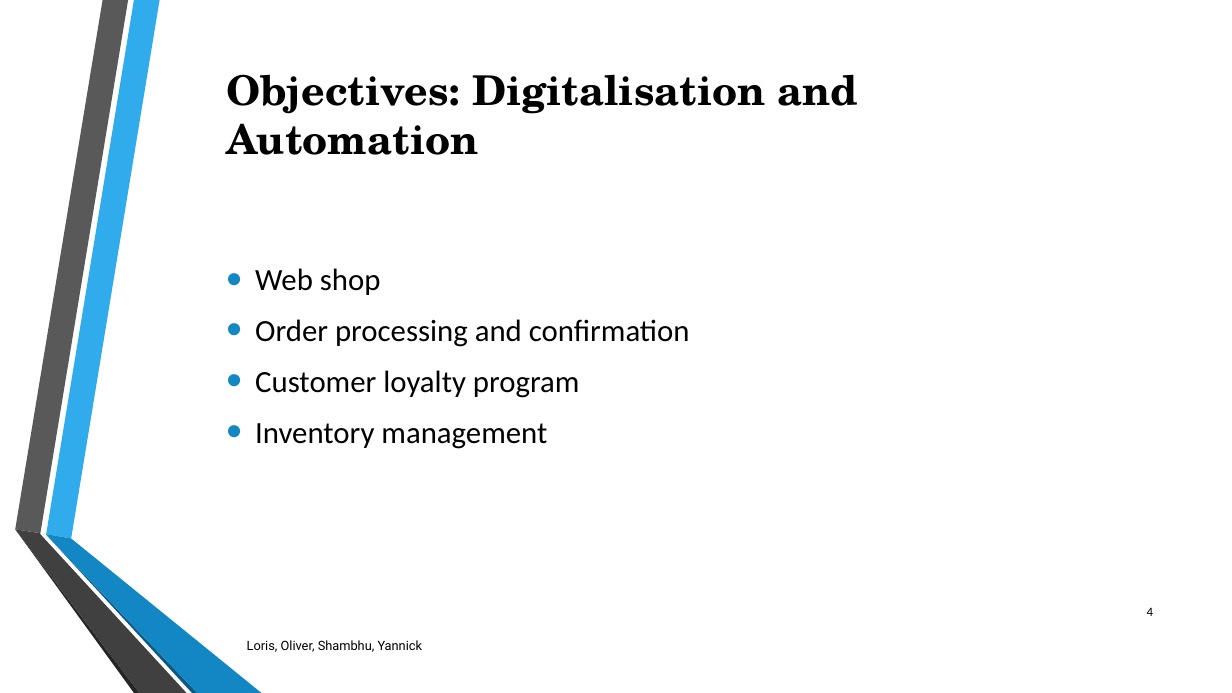
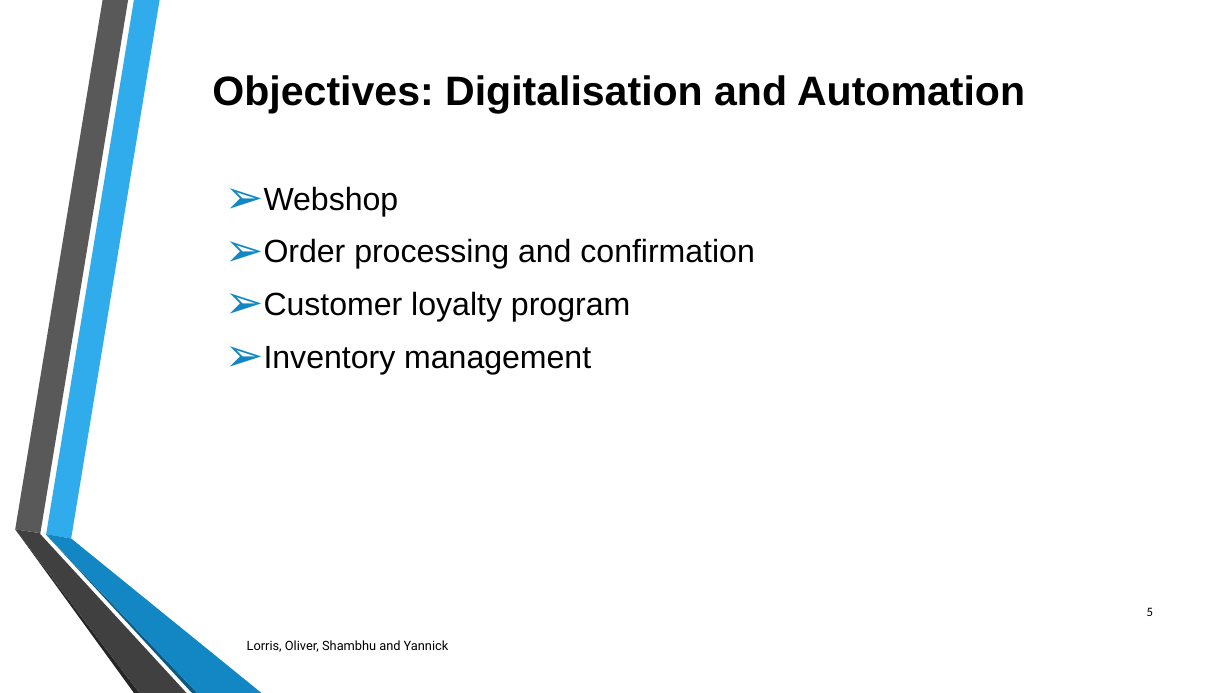
Before and after one commit to DigiBP/digibp-morcote, a slide deck: slide 5 of DBP_Morcote_CC_ClothingCompany.pptx (slide 4 before the commit). Drawn at 1232x693 pixels with LibreOffice and Linux fonts; fonts in the diff are those of the drawing. Boxes give left, top, right and bottom in pixels: in the first picture for what was removed or moved away, otherwise in the second. Text is boxed around its words. In the diff, an @@ line names an element or a change of style, - is before the commit and + after.

```diff
--- a/DBP_Morcote_CC_ClothingCompany.pptx
+++ b/DBP_Morcote_CC_ClothingCompany.pptx
@@ text "Objectives: Digitalisation and Automation": place and size @@
-text "Objectives: Digitalisation and Automation" at [226,74,858,155]
+text "Objectives: Digitalisation and Automation" at [212,75,1025,113]
@@ text "Objectives: Digitalisation and Automation" at [212,75,1025,113]: font TeX Gyre Schola to Arial @@
@@ text "Webshop": place and size @@
-text "Webshop" at [255,268,690,449]
+text "Webshop" at [264,186,754,374]
@@ text at [264,186,399,216]: text changed; size 24 to 25 pt; font Calibri to Arial @@
-• Web shop
+➢ Webshop
@@ text at [264,238,754,374]: size 24 to 25 pt, font Calibri to Arial; bullet • to ➢ @@
@@ page number at [1147,607,1153,616]: text changed @@
-4
+5
@@ text at [247,640,449,652]: text changed @@
-Loris, Oliver, Shambhu, Yannick
+Lorris, Oliver, Shambhu and Yannick
```
Also in this commit, not shown: 4 other slides changed, 3 slides added, 1 slide removed.
